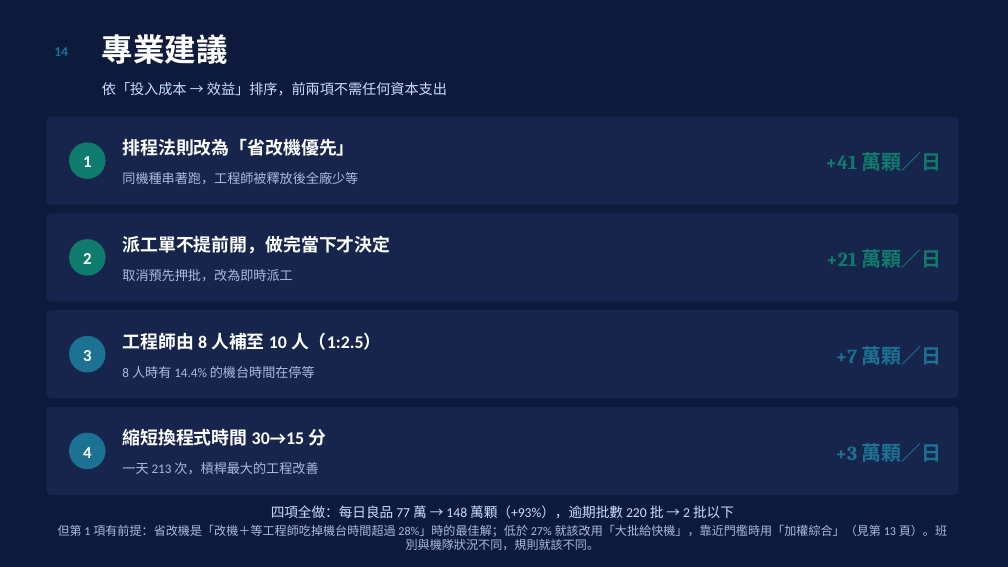
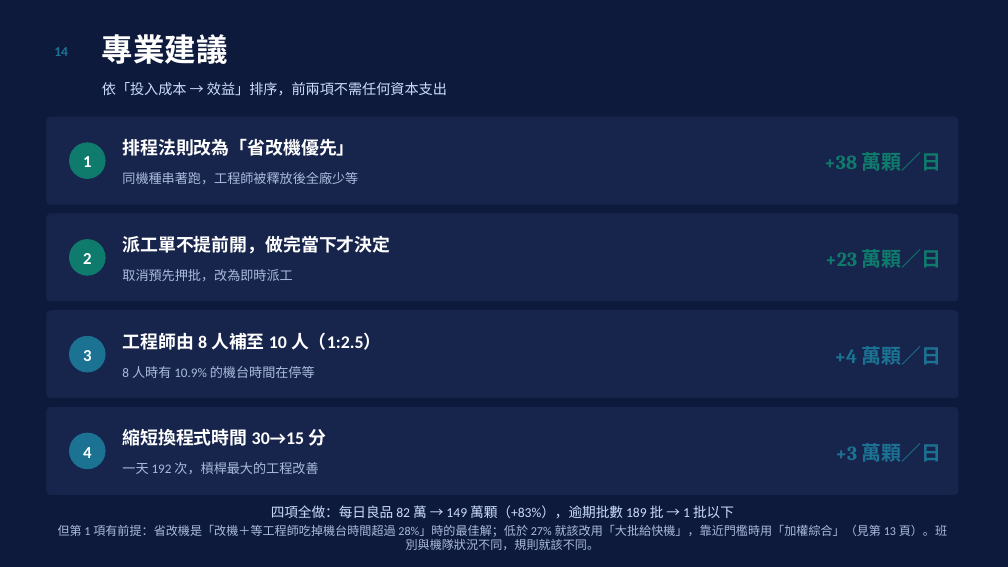
Before and after one commit to cnshow2025/my-factory, a slide deck: slide 15 of docs/測試排程分析報告.pptx. Drawn at 1008x567 pixels with LibreOffice and Linux fonts; fonts in the diff are those of the drawing. Boxes give left, top, right and bottom in pixels: in the first picture for what was removed or moved away, otherwise in the second. Text is boxed around its words. In the diff, an @@ line names an element or a change of style, - is before the commit and + after.

```diff
--- a/docs/測試排程分析報告.pptx
+++ b/docs/測試排程分析報告.pptx
@@ text at (824, 152, 942, 171): text changed @@
-+41 萬顆／日
++38 萬顆／日
@@ text at (825, 249, 942, 268): text changed @@
-+21 萬顆／日
++23 萬顆／日
@@ text at (834, 346, 942, 365): text changed @@
-+7 萬顆／日
++4 萬顆／日
@@ text at (122, 366, 315, 378): text changed @@
-8 人時有 14.4% 的機台時間在停等
+8 人時有 10.9% 的機台時間在停等
@@ text at (122, 462, 318, 474): text changed @@
-一天 213 次，槓桿最大的工程改善
+一天 192 次，槓桿最大的工程改善
@@ text at (271, 505, 734, 518): text changed @@
-四項全做：每日良品 77 萬 → 148 萬顆（+93%），逾期批數 220 批 → 2 批以下
+四項全做：每日良品 82 萬 → 149 萬顆（+83%），逾期批數 189 批 → 1 批以下
```
Also in this commit, not shown: 10 other slides changed, 15 other files.
